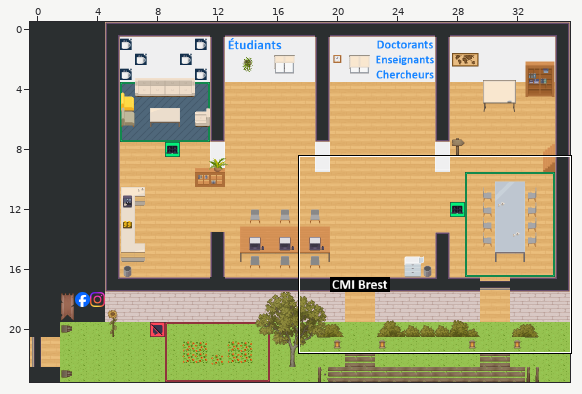
Tiled map (JSON), stored at map.tmj. The picture above shows the old version from afar; the outline marks the close-up.
Close-up. Earlier state:
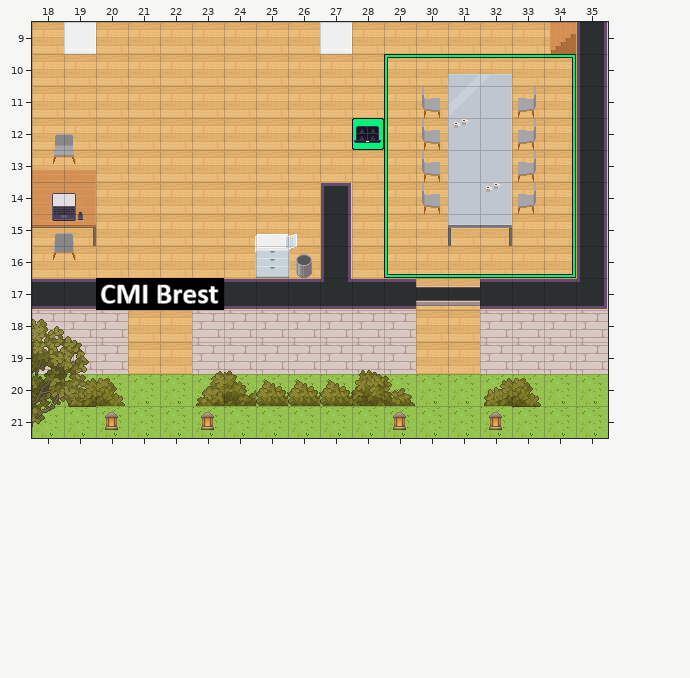
Cells are 32x32 px. Shown: x 18..35, y 9..21. The commit also changed other parts of the map, which this record leaves out.
New version:
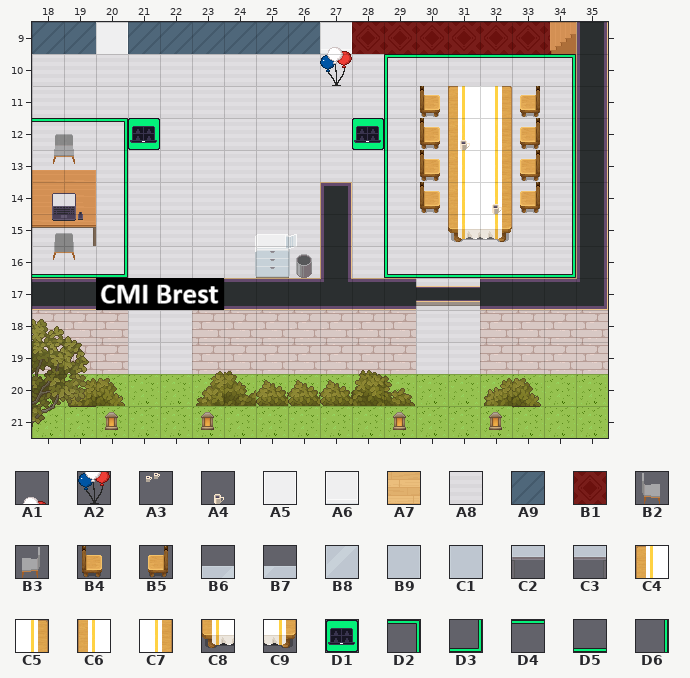
Key: from "WA_Decoration": A1 82, A2 94; from "WA_Miscellaneous": A3 58, A4 59; from "WA_Room_Builder": A5 280, A6 305, A7 350, A8 358, A9 360, B1 387; from "WA_Seats": B2 119, B3 120, B4 170, B5 171; from "WA_Tables": B6 5, B7 6, B8 15, B9 17, C1 17 flipped left-right, C2 25, C3 27, C4 240, C5 242, C6 250, C7 252, C8 260, C9 262; from "WA_User_Interface": D1 21, D2 162, D3 163, D4 165, D5 166, D6 168.
__ is an empty cell, ## one hidden under a higher layer.
Tiles replaced or removed in this view: A3, A6, A7, B2, B3, B6, B7, B8, B9, C1, C2, C3.
Diff:
Changed rows in their new state; .. is an unchanged cell.
Layer "floor/floor1":
first column x 18:
 9 A9 A9 ## A9 A9 A9 A9 A9 A9 .. B1 B1 B1 B1 B1 B1 B1
10 A8 A8 A8 A8 A8 A8 A8 A8 A8 A8 A8 A8 A8 A8 A8 A8 A8
11 A8 A8 A8 A8 A8 A8 A8 A8 A8 A8 A8 A8 A8 .. A8 A8 A8
12 A8 A8 A8 A8 A8 A8 A8 A8 A8 A8 .. A8 A8 .. .. A8 A8
13 A8 A8 A8 A8 A8 A8 A8 A8 A8 A8 A8 A8 A8 .. .. A8 A8
14 .. .. A8 A8 A8 A8 A8 A8 A8 .. A8 A8 A8 .. .. A8 A8
15 A8 A8 A8 A8 A8 A8 A8 A8 A8 .. A8 A8 A8 A8 A8 A8 A8
16 A8 A8 A8 A8 A8 A8 A8 .. A8 .. A8 A8 A8 A8 A8 A8 A8
17 .. .. .. .. .. .. .. .. .. .. .. .. A8 A8 .. .. ..
18 .. .. .. A8 A8 .. .. .. .. .. .. .. A8 A8 .. .. ..
19 .. .. .. A8 A8 .. .. .. .. .. .. .. A8 A8 .. .. ..
Layer "floor/floor2":
first column x 18:
12 D4 D4 D2 D1
13 .. .. D6 ..
14 .. .. D6 ..
15 .. .. D6 ..
16 D5 D5 D3 ..
Layer "walls/walls1":
first column x 19:
 9 __ A5
Layer "furniture/furniture2":
first column x 27:
 9 A1 .. .. .. .. .. ..
10 A2 .. .. .. .. .. ..
11 .. .. .. B4 C4 C5 B5
12 .. .. .. B4 C6 C7 B5
13 .. .. .. B4 C6 C7 B5
14 .. .. .. B4 C6 C7 B5
15 .. .. .. .. C8 C9 ..
Layer "furniture/furniture3":
first column x 31:
12 A4 ..
14 .. A4
Layer "above/above1":
first column x 31:
10 __ __
Pixel boxes of the changes (left, top, right, bottom) in both close-ups:
changed: (32, 22, 572, 374)
